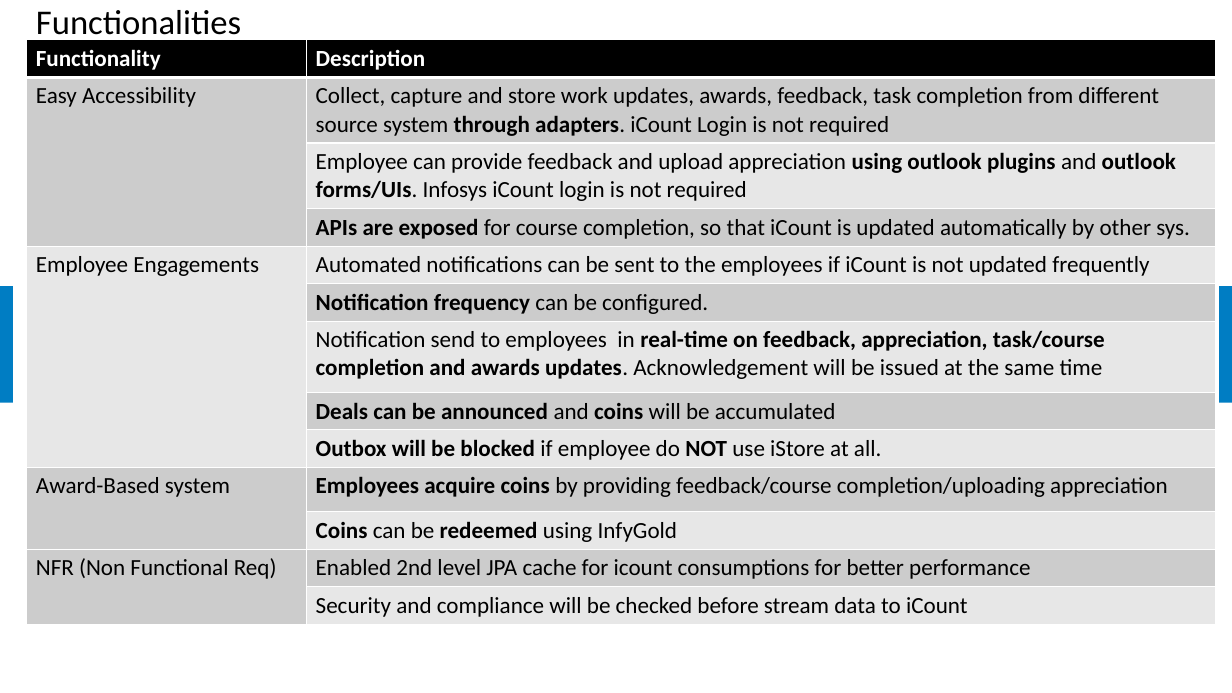
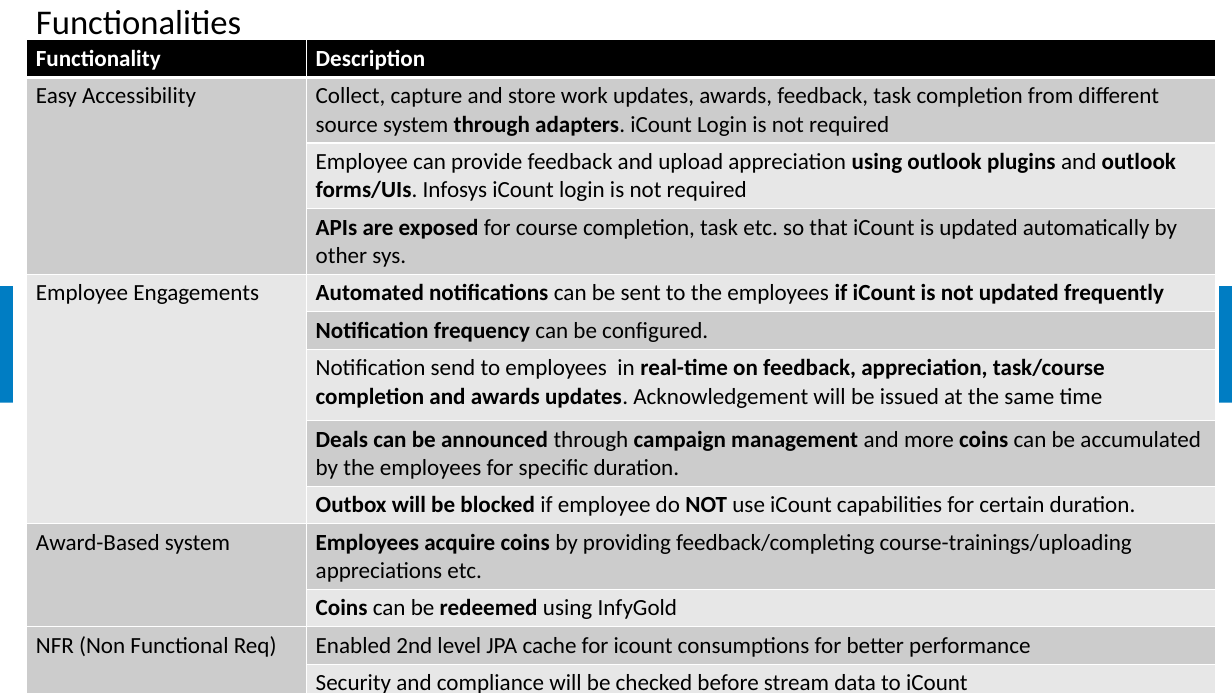
Before and after one commit to samratbasu2019/iSoreDesignArtifacts, a slide deck: slide 3 of iSolve-iCount-Hackathon_Solution.pptx. Drawn at 1232x693 pixels with LibreOffice and Linux fonts; fonts in the diff are those of the drawing; background and template pictures are left out. Boxes give left, top, right and bottom in pixels: in the first picture for what was removed or moved away, otherwise in the second. Text is boxed around its words. In the diff, an @@ line names an element or a change of style, - is before the commit and + after.

```diff
--- a/iSolve-iCount-Hackathon_Solution.pptx
+++ b/iSolve-iCount-Hackathon_Solution.pptx
@@ table at bbox=[27, 40, 1216, 693] @@
-row 4, column 2: APIs are exposed for course completion, so that iCount is updated automatically by other sys.
+row 4, column 2: APIs are exposed for course completion, task etc. so that iCount is updated automatically by other sys.
-row 8, column 2: Deals can be announced and coins will be accumulated
+row 8, column 2: Deals can be announced through campaign management and more coins can be accumulated by the employees for specific duration.
-row 9, column 2: Outbox will be blocked if employee do NOT use iStore at all.
+row 9, column 2: Outbox will be blocked if employee do NOT use iCount capabilities for certain duration.
-row 10, column 2: Employees acquire coins by providing feedback/course completion/uploading appreciation
+row 10, column 2: Employees acquire coins by providing feedback/completing course-trainings/uploading appreciations etc.
@@ bold on in "Automated notifications if iCount is not updated ..." @@
```
Also in this commit, not shown: 9 other slides changed, 1 slide added.
